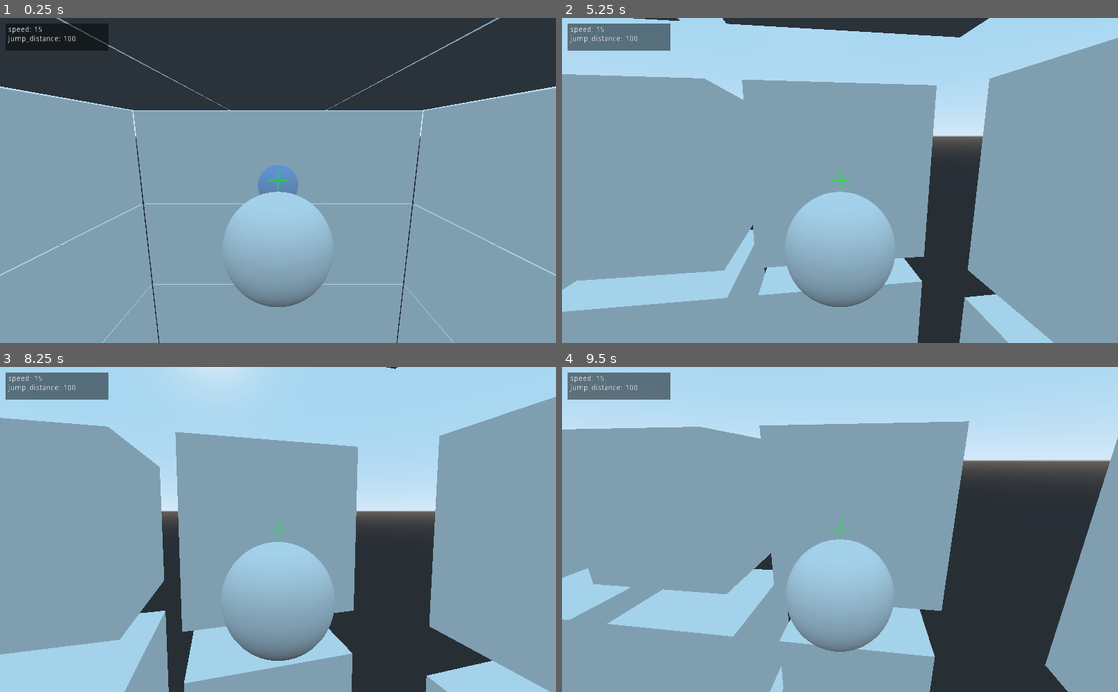
Above: before the commit, frames 1-4 (two rows, left to right).
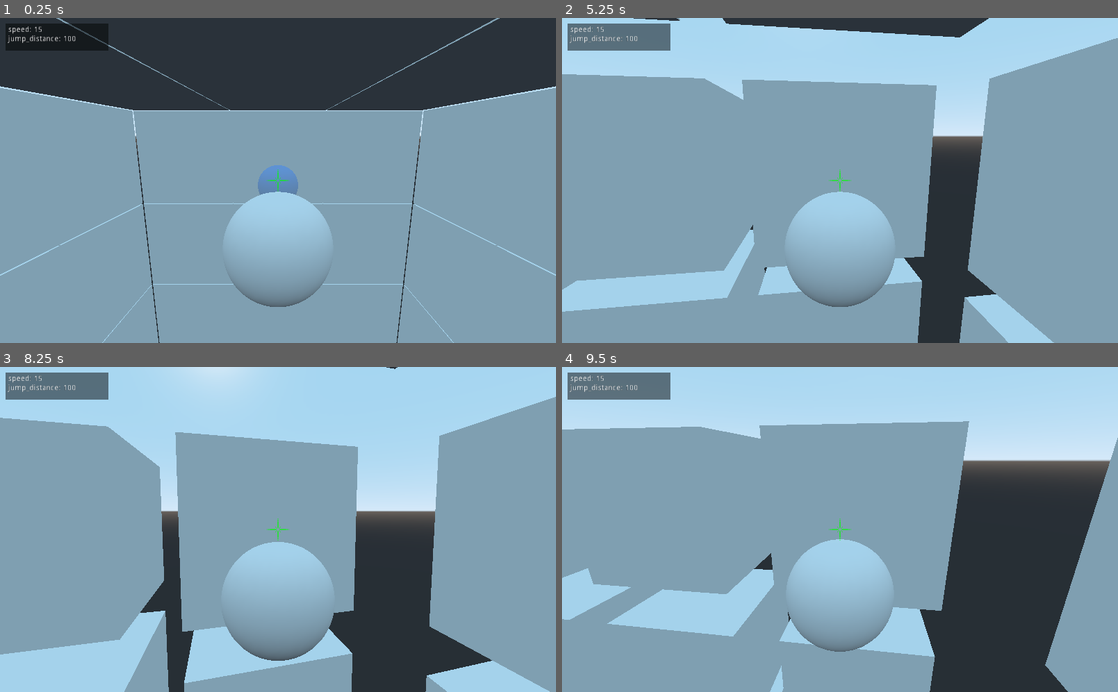
Above: after the commit, the same moments.

Repository: winston-yallow/leaps_and_bounds
Game: Godot game, scene res://levels/00_TestLevel.tscn
The game is run twice, just before and just after one commit, with the same random seed, the same clock (stepped at 60 frames per second) and the same inputs.
Inputs (mouse positions are in pixels of both pictures, inside the frame that each line leads up to):
- Up to frame 1 (0.25 s): no input
- Up to frame 2 (5.25 s): move the mouse to (867, 180) at 0.52 s; press the mouse at (867, 180) at 0.53 s; move the mouse to (812, 180) at 1.27 s; release the mouse at (812, 180) at 1.28 s; click (812, 180) at 1.35 s; move the mouse to (851, 174) at 2.02 s; press the mouse at (851, 174) at 2.03 s; move the mouse to (834, 187) at 2.77 s; release the mouse at (834, 187) at 2.78 s; click (834, 187) at 2.85 s; move the mouse to (878, 183) at 3.52 s; press the mouse at (878, 183) at 3.53 s; move the mouse to (795, 177) at 4.27 s; release the mouse at (795, 177) at 4.28 s; click (795, 177) at 4.35 s; move the mouse to (845, 180) at 5.02 s; press the mouse at (845, 180) at 5.03 s
- Up to frame 3 (8.25 s): move the mouse to (255, 523) at 5.77 s; release the mouse at (255, 523) at 5.78 s; click (255, 523) at 5.85 s; move the mouse to (305, 529) at 6.52 s; press the mouse at (305, 529) at 6.53 s; move the mouse to (250, 529) at 7.27 s; release the mouse at (250, 529) at 7.28 s; click (250, 529) at 7.35 s; move the mouse to (289, 523) at 8.02 s; press the mouse at (289, 523) at 8.03 s
- Up to frame 4 (9.5 s): move the mouse to (834, 536) at 8.77 s; release the mouse at (834, 536) at 8.78 s; click (834, 536) at 8.85 s

The runs differ from the first frame. In frame 1, less than 0.1% of the frame differs, in the area x 1-99%, y 21-98%; in frame 2, less than 0.1%, in the area x 0-100%, y 3-100%; in frame 3, less than 0.1%; in frame 4, less than 0.1%.

Commit message:
Detect and apply powerups for player

Diff:
--- a/game/player/Player.gd
+++ b/game/player/Player.gd
@@ -22,7 +22,7 @@
 onready var cam: Camera = $CameraPivot/ClippedCamera
 
 onready var target_preview: Spatial = $TargetPreview
-
+onready var detector: Area = $Detector
 onready var stats: Label = $CanvasLayer/InfoOverlay/Stats
 
 func _ready() -> void:
@@ -31,6 +31,15 @@
         'speed': speed,
         'ray_length': ray_length
     })
+    detector.connect("area_entered", self, "on_detection")
+
+func on_detection(other: Node):
+    if other is Powerup:
+        match other.type:
+            Powerup.TYPES.DISTANCE:
+                ray_length += other.amount
+            Powerup.TYPES.SPEED:
+                speed += other.amount
 
 func _input(event: InputEvent) -> void:
     if current_state == STATE.WAITING:
--- a/game/player/Player.tscn
+++ b/game/player/Player.tscn
@@ -1,22 +1,30 @@
-[gd_scene load_steps=6 format=2]
+[gd_scene load_steps=7 format=2]
 
 [ext_resource path="res://player/Player.gd" type="Script" id=1]
 [ext_resource path="res://player/cursor.png" type="Texture" id=2]
 
-[sub_resource type="SphereMesh" id=1]
+[sub_resource type="SphereShape" id=1]
+radius = 0.5
+
+[sub_resource type="SphereMesh" id=2]
 radius = 0.5
 height = 1.0
 
-[sub_resource type="SphereMesh" id=2]
+[sub_resource type="SphereMesh" id=3]
 radius = 0.4
 height = 0.8
 
-[sub_resource type="SpatialMaterial" id=3]
+[sub_resource type="SpatialMaterial" id=4]
 flags_transparent = true
 albedo_color = Color( 0.27451, 0.643137, 1, 0.533333 )
 
 [node name="Player" type="Spatial"]
 script = ExtResource( 1 )
+
+[node name="Detector" type="Area" parent="."]
+
+[node name="CollisionShape" type="CollisionShape" parent="Detector"]
+shape = SubResource( 1 )
 
 [node name="CameraPivot" type="Position3D" parent="."]
 transform = Transform( 1, 0, 0, 0, 1, 0, 0, 0, 1, 0, 0.5, 0 )
Not shown: 1 places in game/player/Player.tscn that only renumber resources
